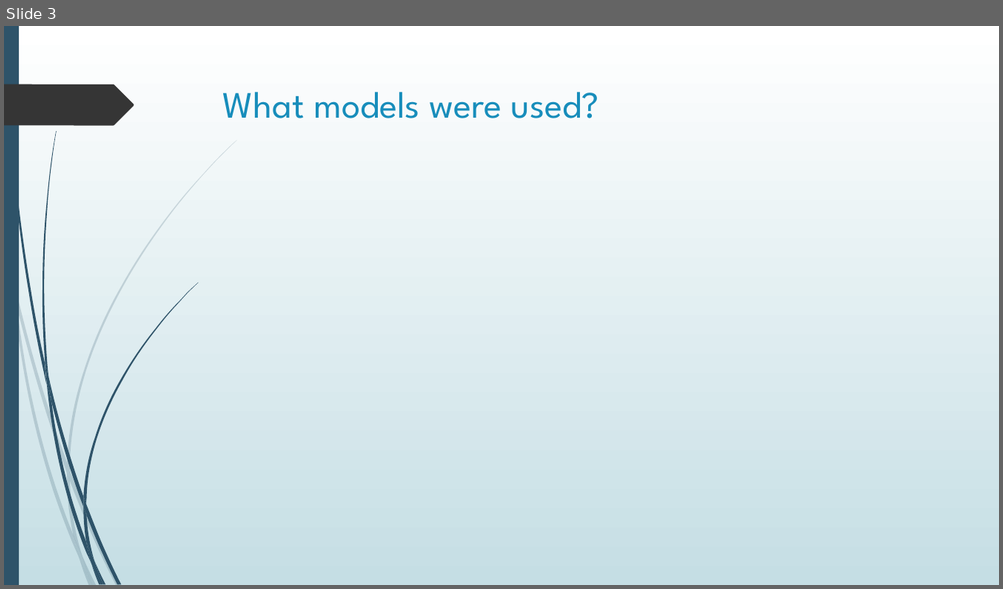
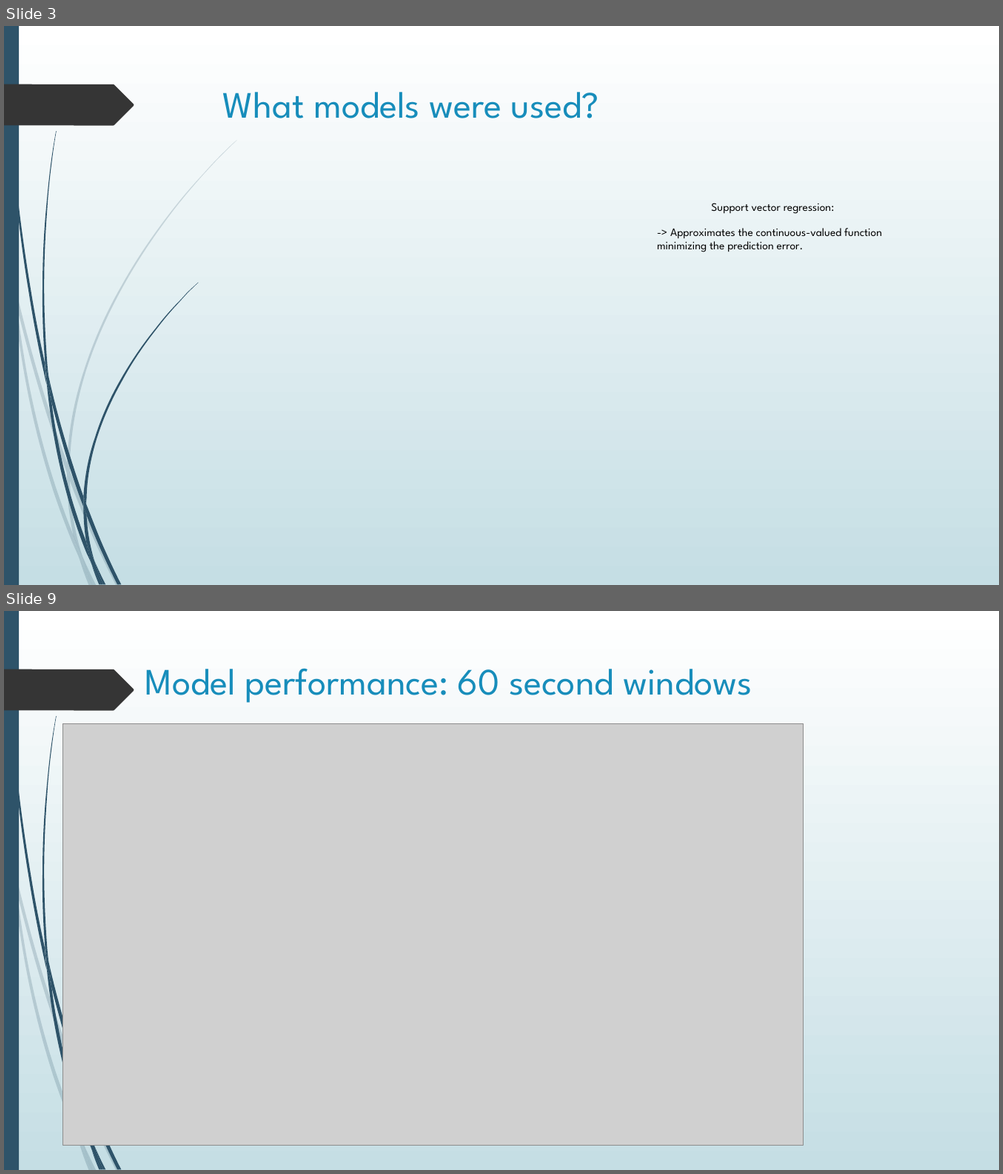
Before and after one commit to MadBerry42/Zwift, a slide deck: Models for handcycle Power output.pptx. Shown one above the other, each under a label of ours: slide 3 before the commit, slides 3 and 9 after it; the slides between them are not shown. The pictures are 1003x589 and 1003x1174 pixels, drawn with LibreOffice and Linux fonts; fonts in the diff are those of the drawing; grey boxes stand for pictures. Boxes give left, top, right and bottom in pixels: in the first picture for what was removed or moved away, otherwise in the second. Text is boxed around its words. In the diff, an @@ line names an element or a change of style, - is before the commit and + after.

```diff
--- a/Models for handcycle Power output.pptx
+++ b/Models for handcycle Power output.pptx
@@ slide 9 added at <box>4,611,999,1170</box>, background gradient #FFFFFF to #C5DEE5; not listed: 19 template elements that a slide beside it also shows @@
@@ title added at <box>145,668,751,703</box>, 36 pt, text #178DBB @@
+Model performance: 60 second windows
@@ picture added at <box>63,723,803,1146</box> @@
@@ slide 3 changed as well @@
@@ text added at <box>711,203,834,214</box>, 11 pt, text #000000 @@
+Support vector regression:
@@ text added at <box>657,228,882,252</box>, 11 pt, text #000000 @@
+-> Approximates the continuous-valued function minimizing the prediction error.
```
Also in this commit, not shown: 11 other slides added, 9 slides removed.
